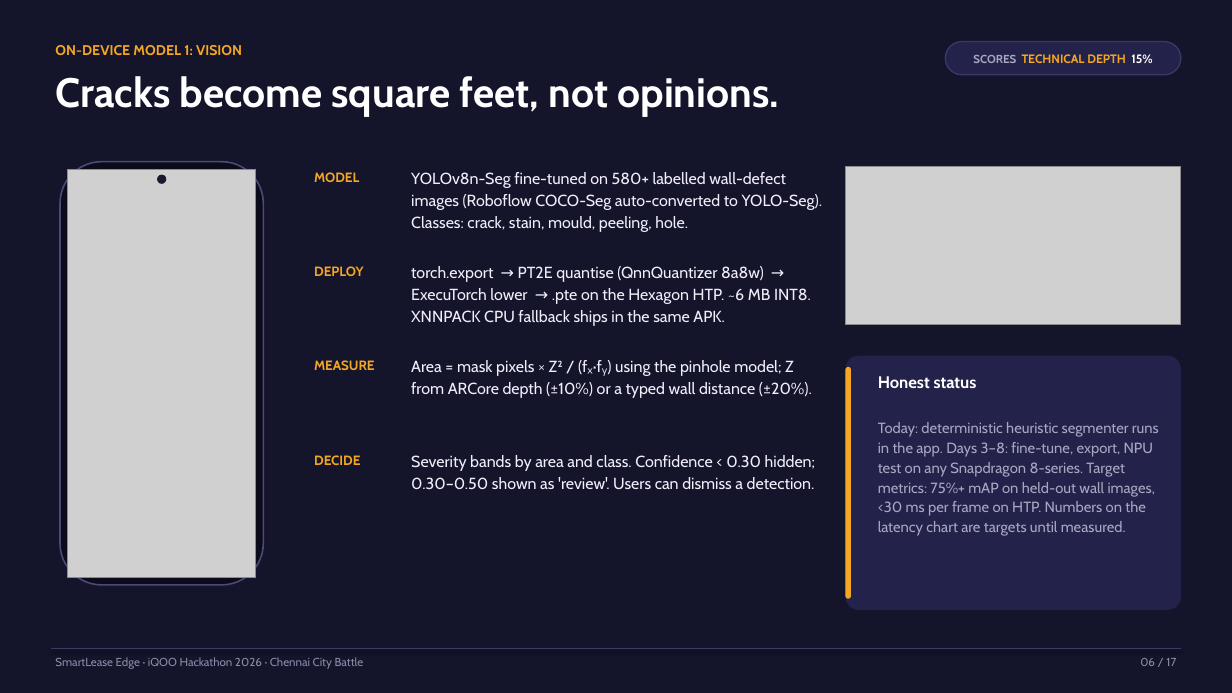
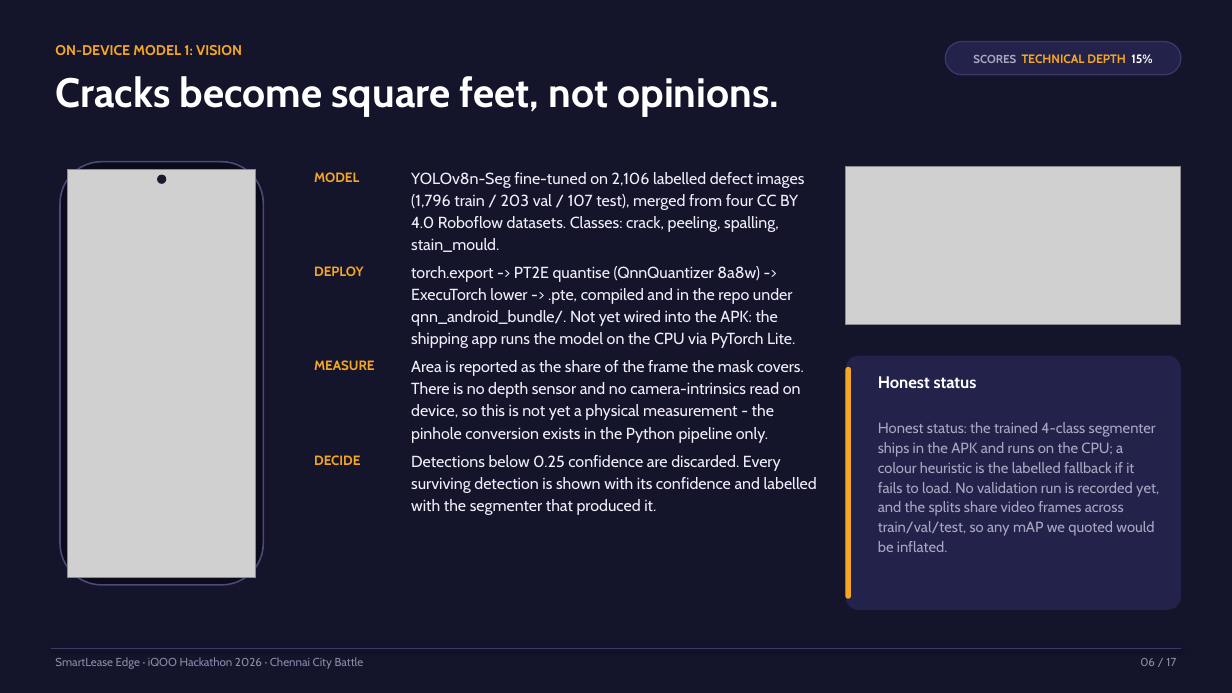
Before and after one commit to hameed0342j/smartlease-edge-chennai-H, a slide deck: slide 6 of docs/pitch/SmartLease-Edge-iQOO-Hackathon-2026.pptx. Drawn at 1232x693 pixels with LibreOffice and Linux fonts; fonts in the diff are those of the drawing; grey boxes stand for pictures. Boxes give left, top, right and bottom in pixels: in the first picture for what was removed or moved away, otherwise in the second. Text is boxed around its words. In the diff, an @@ line names an element or a change of style, - is before the commit and + after.

```diff
--- a/docs/pitch/SmartLease-Edge-iQOO-Hackathon-2026.pptx
+++ b/docs/pitch/SmartLease-Edge-iQOO-Hackathon-2026.pptx
@@ text at <box>411,172,805,252</box>: text changed @@
-YOLOv8n-Seg fine-tuned on 580+ labelled wall-defect images (Roboflow COCO-Seg auto-converted to YOLO-Seg). Classes: crack, stain, mould, peeling, hole.
+YOLOv8n-Seg fine-tuned on 2,106 labelled defect images (1,796 train / 203 val / 107 test), merged from four CC BY 4.0 Roboflow datasets. Classes: crack, peeling, spalling, stain_mould.
@@ text at <box>411,266,795,348</box>: text changed @@
-torch.export → PT2E quantise (QnnQuantizer 8a8w) → ExecuTorch lower → .pte on the Hexagon HTP. ~6 MB INT8. XNNPACK CPU fallback ships in the same APK.
+torch.export -> PT2E quantise (QnnQuantizer 8a8w) -> ExecuTorch lower -> .pte, compiled and in the repo under qnn_android_bundle/. Not yet wired into the APK: the shipping app runs the model on the CPU via PyTorch Lite.
@@ text at <box>411,360,804,443</box>: text changed @@
-Area = mask pixels × Z² / (fₓ·fᵧ) using the pinhole model; Z from ARCore depth (±10%) or a typed wall distance (±20%).
+Area is reported as the share of the frame the mask covers. There is no depth sensor and no camera-intrinsics read on device, so this is not yet a physical measurement - the pinhole conversion exists in the Python pipeline only.
@@ text at <box>878,422,1159,552</box>: text changed @@
-Today: deterministic heuristic segmenter runs in the app. Days 3–8: fine-tune, export, NPU test on any Snapdragon 8-series. Target metrics: 75%+ mAP on held-out wall images, <30 ms per frame on HTP. Numbers on the latency chart are targets until measured.
+Honest status: the trained 4-class segmenter ships in the APK and runs on the CPU; a colour heuristic is the labelled fallback if it fails to load. No validation run is recorded yet, and the splits share video frames across train/val/test, so any mAP we quoted would be inflated.
@@ text at <box>411,455,817,515</box>: text changed @@
-Severity bands by area and class. Confidence < 0.30 hidden; 0.30–0.50 shown as 'review'. Users can dismiss a detection.
+Detections below 0.25 confidence are discarded. Every surviving detection is shown with its confidence and labelled with the segmenter that produced it.
```
Also in this commit, not shown: 14 other slides changed, 1 other file.
